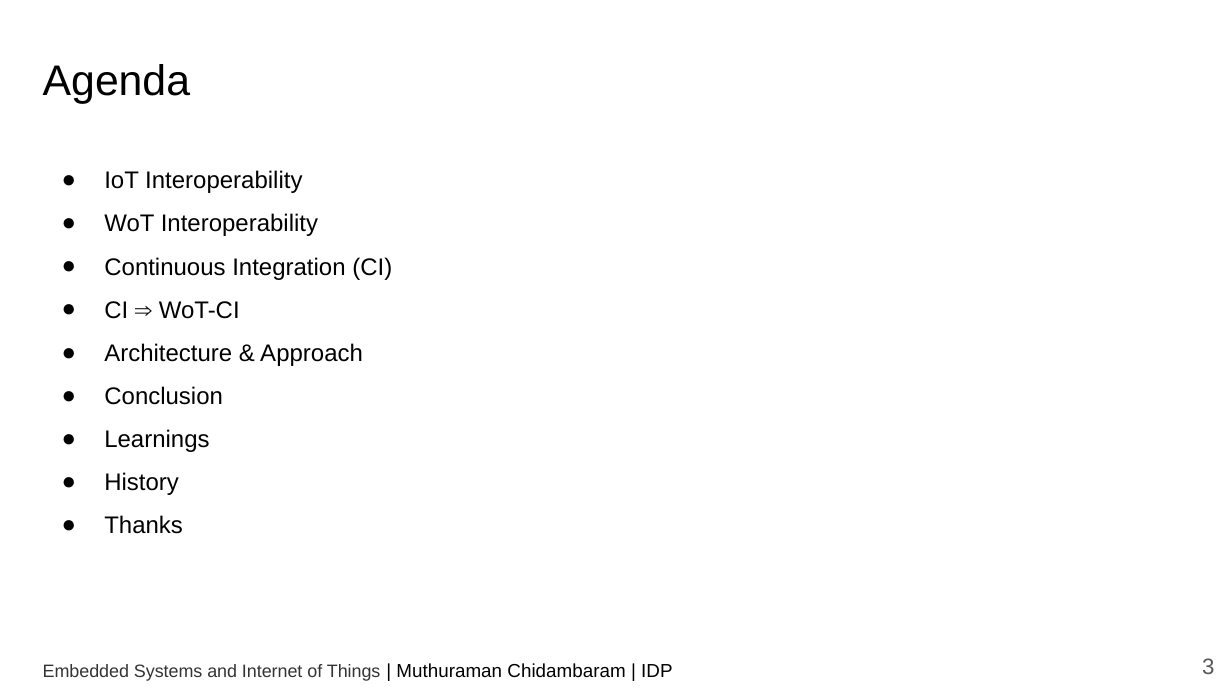
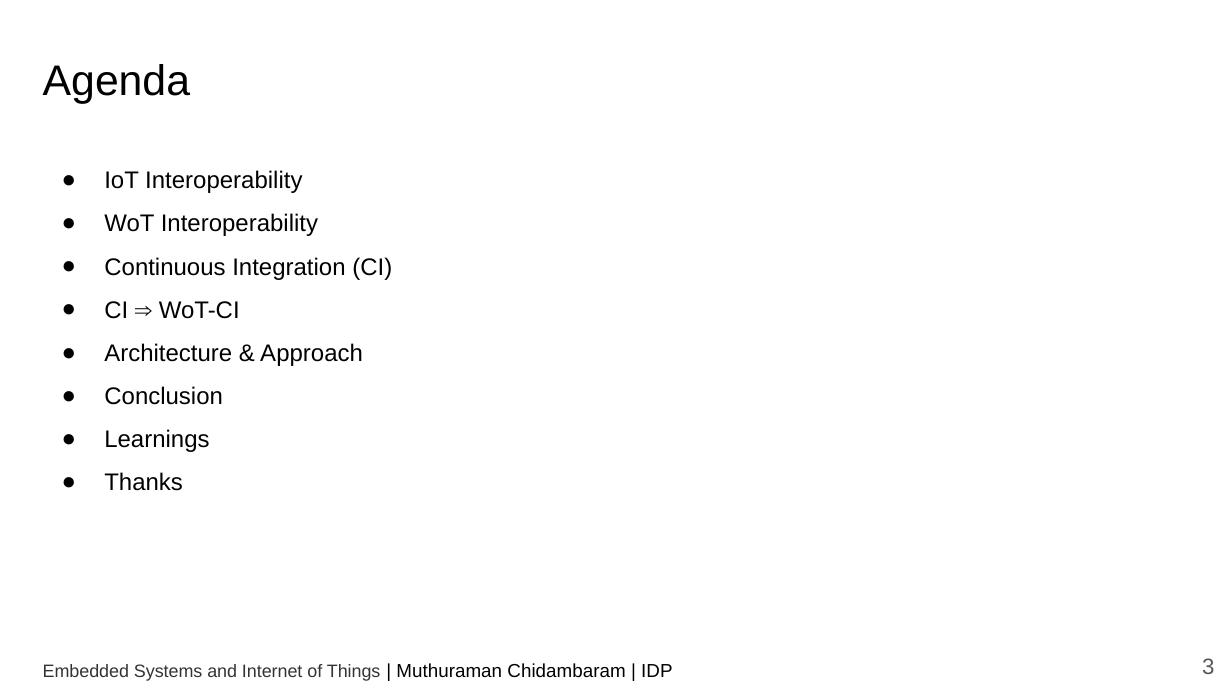
Before and after one commit to ctmuthu/wot-sys-ci, a slide deck: slide 3 of slides/IDP_WoT-CI.pptx. Drawn at 1232x693 pixels with LibreOffice and Linux fonts; fonts in the diff are those of the drawing. Boxes give left, top, right and bottom in pixels: in the first picture for what was removed or moved away, otherwise in the second. Text is boxed around its words. In the diff, an @@ line names an element or a change of style, - is before the commit and + after.

Commit message:
slide

```diff
--- a/slides/IDP_WoT-CI.pptx
+++ b/slides/IDP_WoT-CI.pptx
@@ text at bbox=[104, 472, 179, 495]: paragraph removed @@
-● History
```
Also in this commit, not shown: 1 other file.
